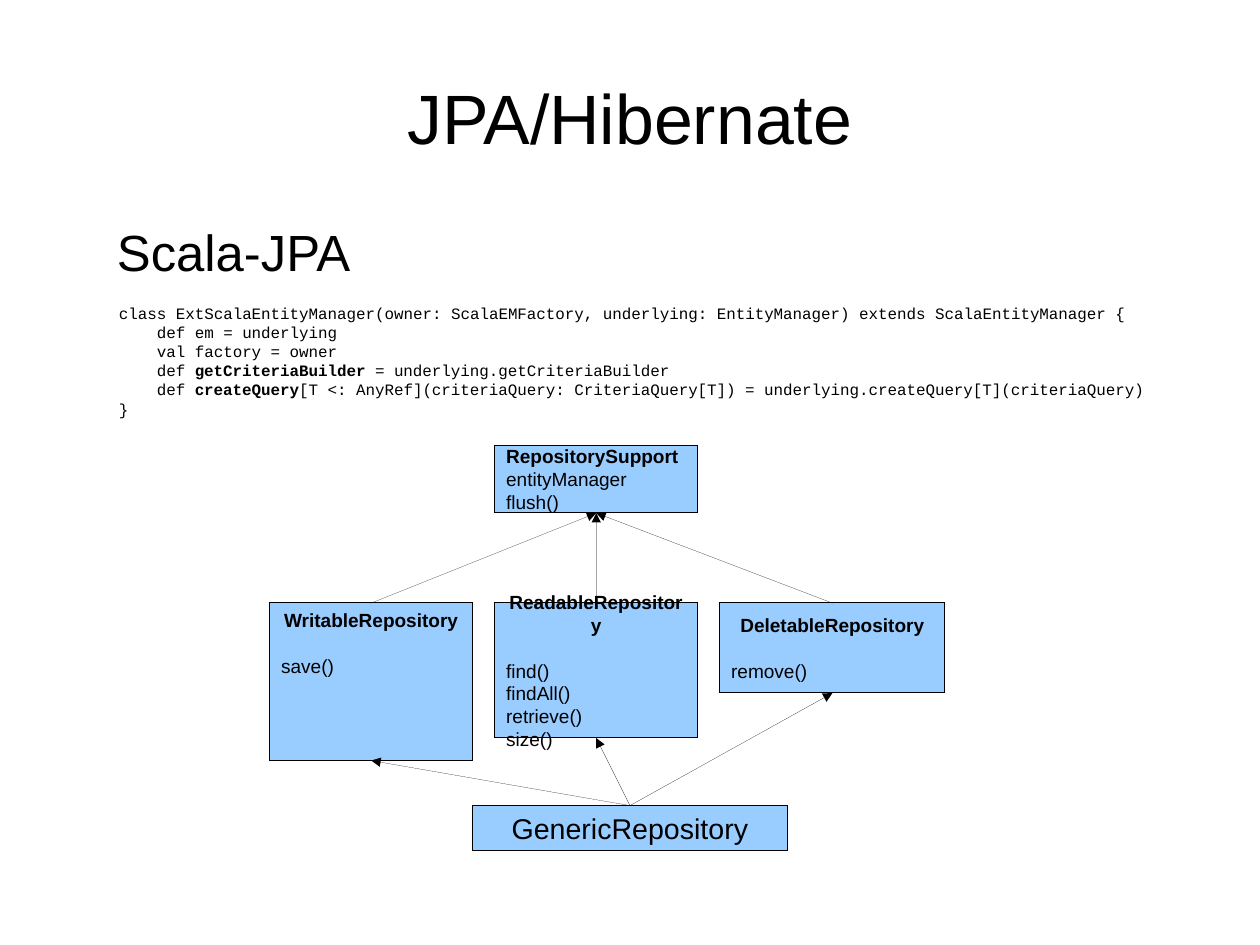
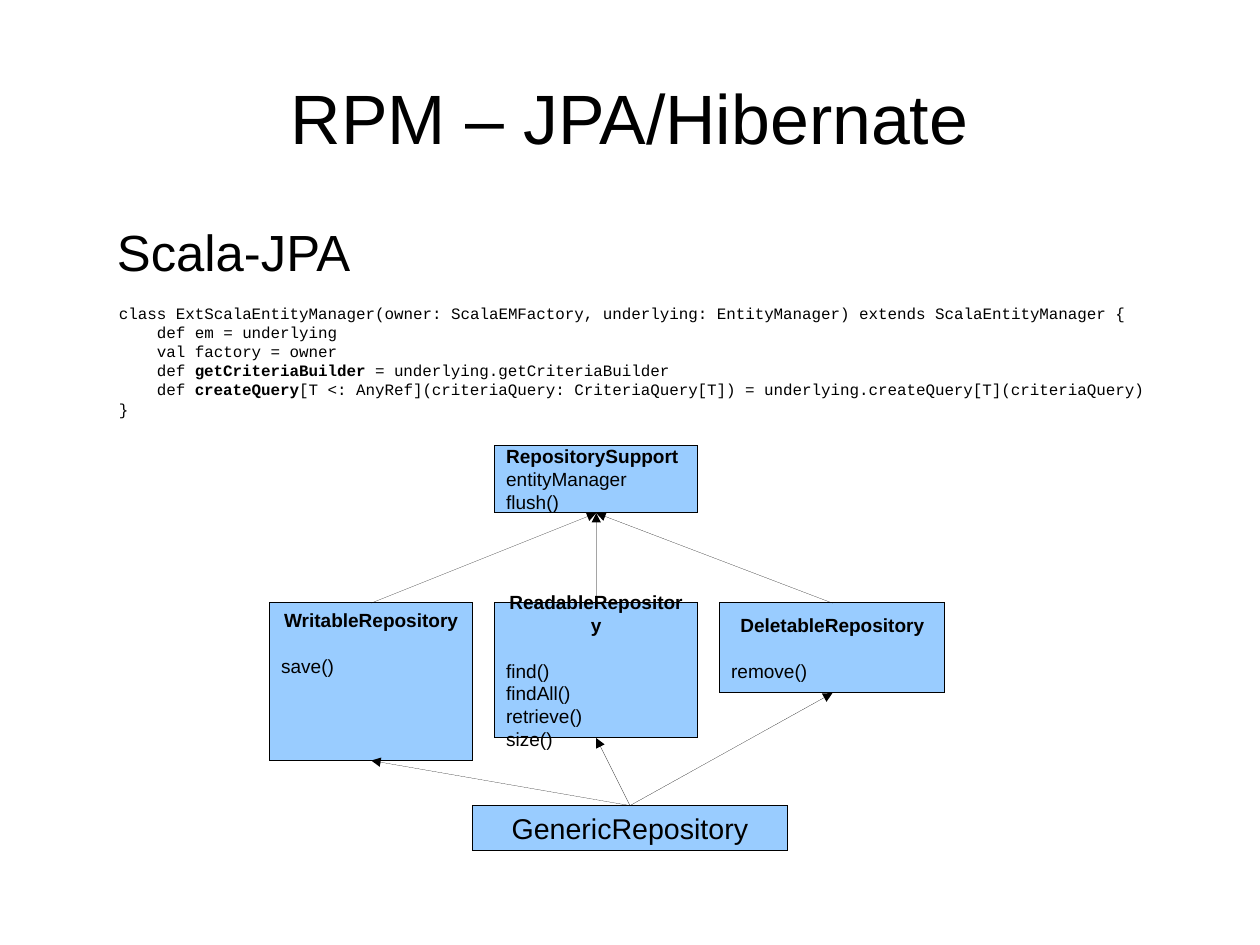
Before and after one commit to andreak/slol-2011, a slide deck: slide 26 of Scala-LiftOff-2011-lift-from-jee-perspective.odp (slide 27 before the commit). Drawn at 1260x945 pixels with LibreOffice and Linux fonts; fonts in the diff are those of the drawing. Boxes give left, top, right and bottom in pixels: in the first picture for what was removed or moved away, otherwise in the second. Text is boxed around its words. In the diff, an @@ line names an element or a change of style, - is before the commit and + after.

```diff
--- a/Scala-LiftOff-2011-lift-from-jee-perspective.odp
+++ b/Scala-LiftOff-2011-lift-from-jee-perspective.odp
@@ title at <box>291,93,968,145</box>: text changed @@
-JPA/Hibernate
+RPM – JPA/Hibernate
```
Also in this commit, not shown: 13 other slides changed, 6 slides added, 2 slides removed.
